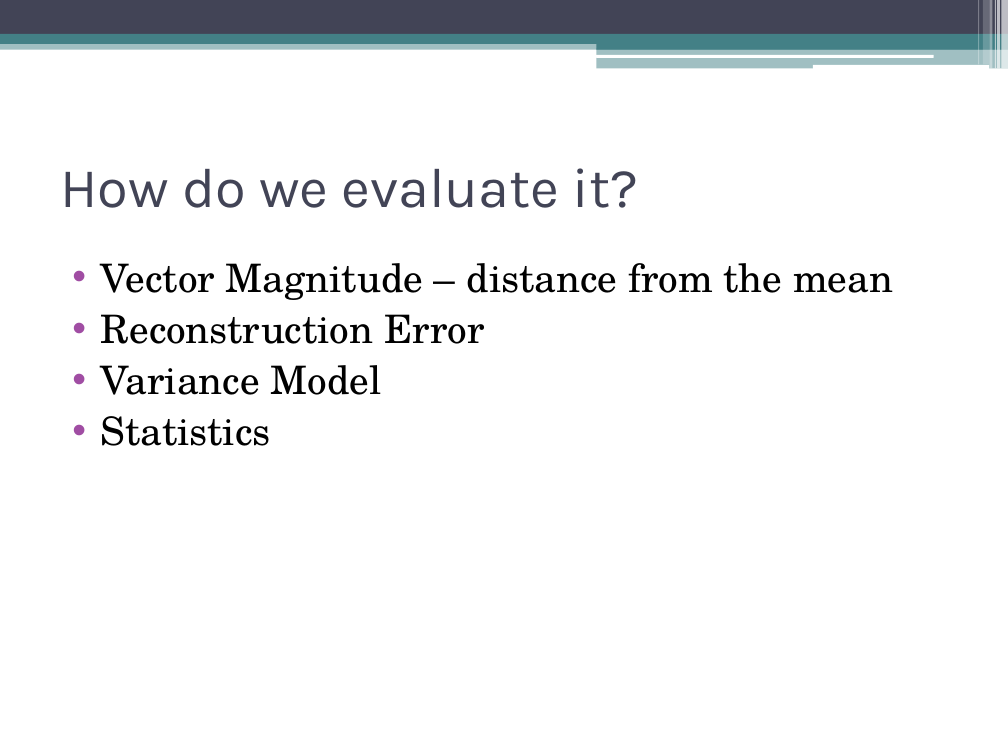
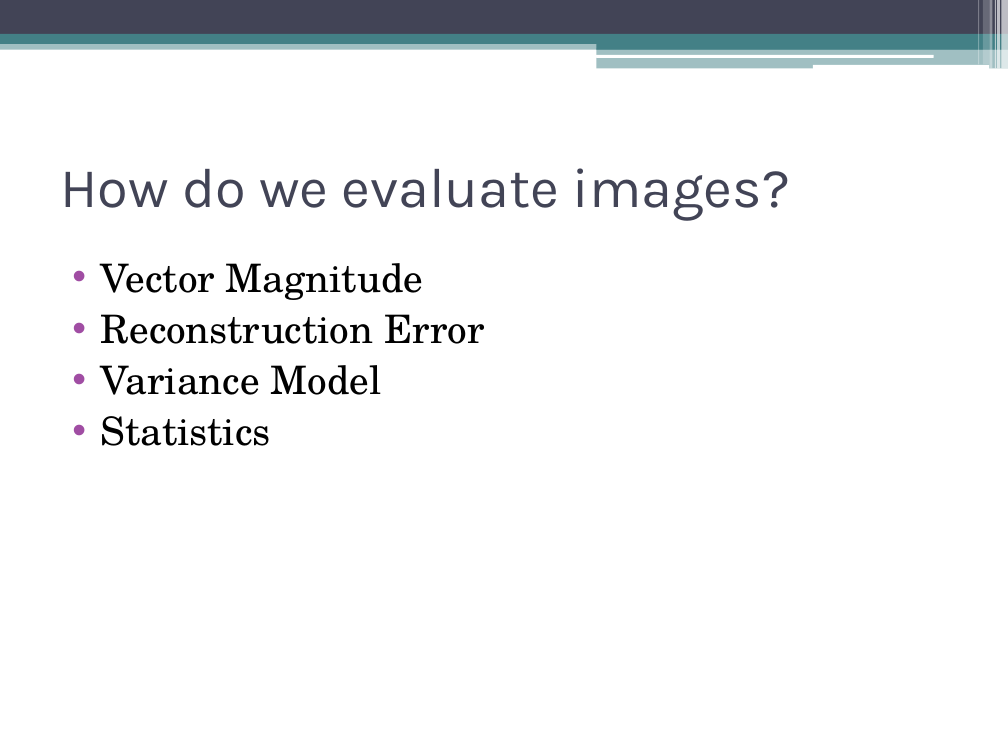
Before and after one commit to dyross/davidrossmastersproject, a slide deck: slide 22 of mastersProject/presentation/visualizationToolsForWebcams.pptx (slide 15 before the commit). Drawn at 1008x756 pixels with LibreOffice and Linux fonts; fonts in the diff are those of the drawing. Boxes give left, top, right and bottom in pixels: in the first picture for what was removed or moved away, otherwise in the second. Text is boxed around its words. In the diff, an @@ line names an element or a change of style, - is before the commit and + after.

```diff
--- a/mastersProject/presentation/visualizationToolsForWebcams.pptx
+++ b/mastersProject/presentation/visualizationToolsForWebcams.pptx
@@ title at bbox=[60, 168, 790, 220]: text changed @@
-How do we evaluate it?
+How do we evaluate images?
@@ text at bbox=[101, 263, 423, 300]: text changed @@
-• Vector Magnitude – distance from the mean
+• Vector Magnitude
```
Also in this commit, not shown: 3 other slides changed, 14 slides added, 1 slide removed, 1 other file.
